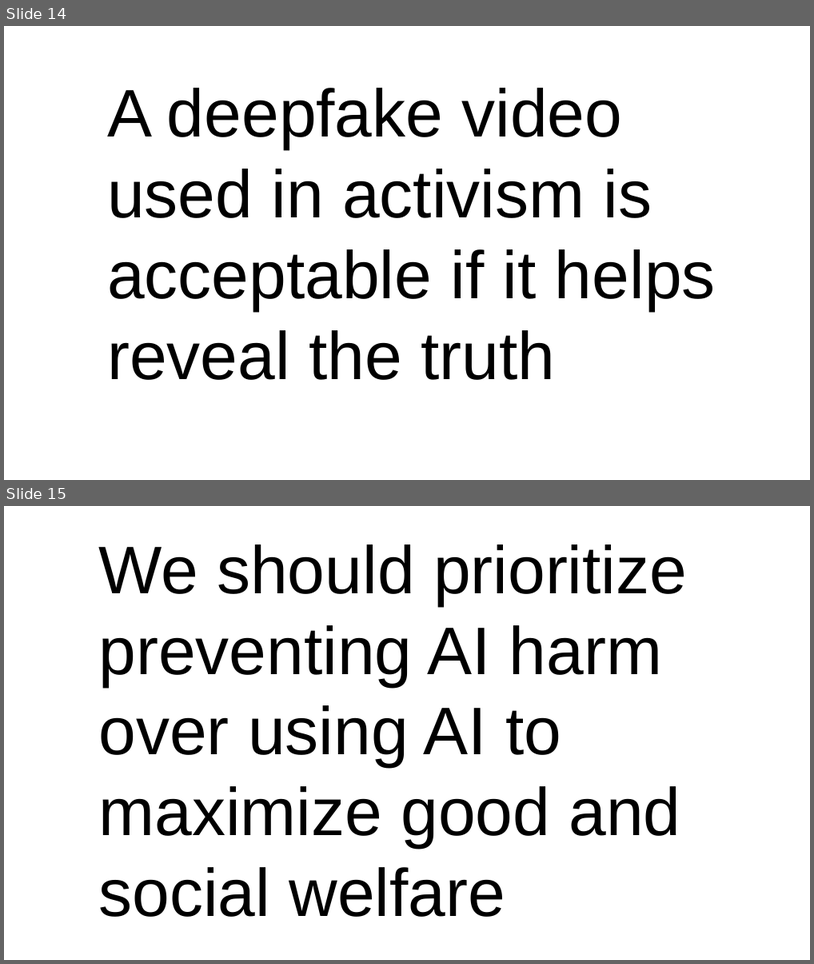
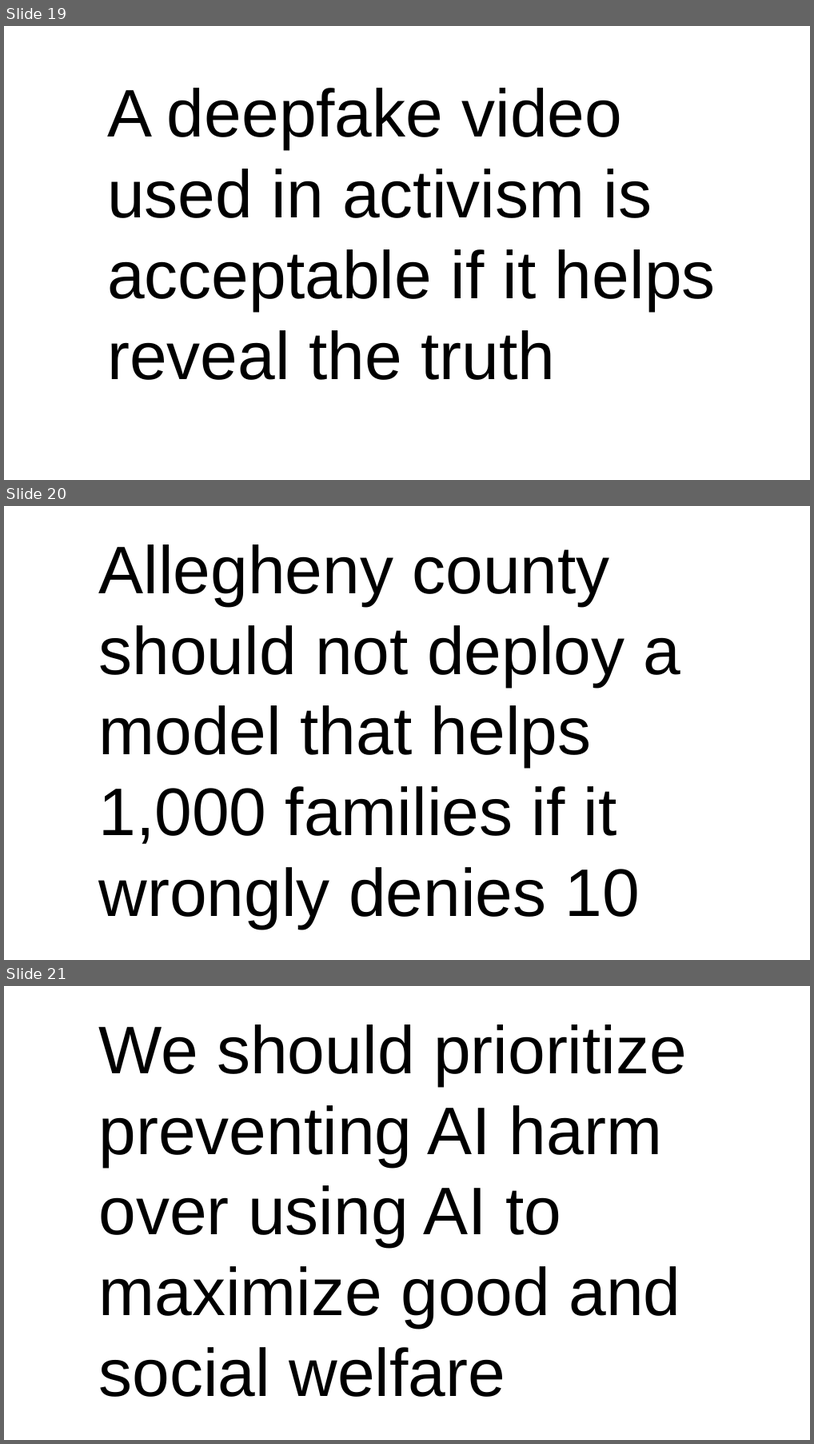
Before and after one commit to dssg/mlforpublicpolicylab, a slide deck: Lectures/EthicsOverview.pptx. Shown one above the other, each under a label of ours: slides 14 and 15 before the commit, slides 19, 20 and 21 after it. The pictures are 814x964 and 814x1444 pixels, drawn with LibreOffice and Linux fonts; fonts in the diff are those of the drawing. Boxes give left, top, right and bottom in pixels: in the first picture for what was removed or moved away, otherwise in the second. Text is boxed around its words. In the diff, an @@ line names an element or a change of style, - is before the commit and + after.

```diff
--- a/Lectures/EthicsOverview.pptx
+++ b/Lectures/EthicsOverview.pptx
@@ slide 20 added at bbox=[4, 506, 810, 960], background #FFFFFF @@
@@ text added at bbox=[99, 544, 682, 928], 80 pt, text #000000 @@
+Allegheny county should not deploy a model that helps 1,000 families if it wrongly denies 10
@@ what was slide 14 is now slide 19 @@
@@ what was slide 15 is now slide 21 @@
```
Also in this commit, not shown: 3 slides changed, 29 other slides added, 3 slides removed, 3 other files.
